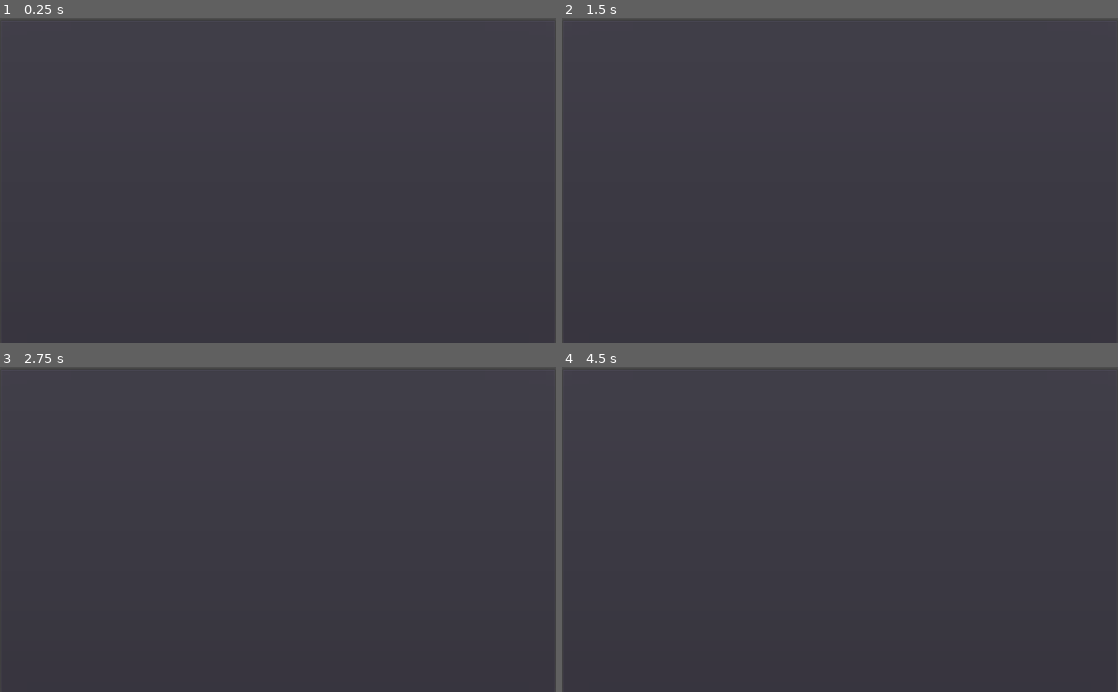
Above: before the commit, frames 1-4 (two rows, left to right).
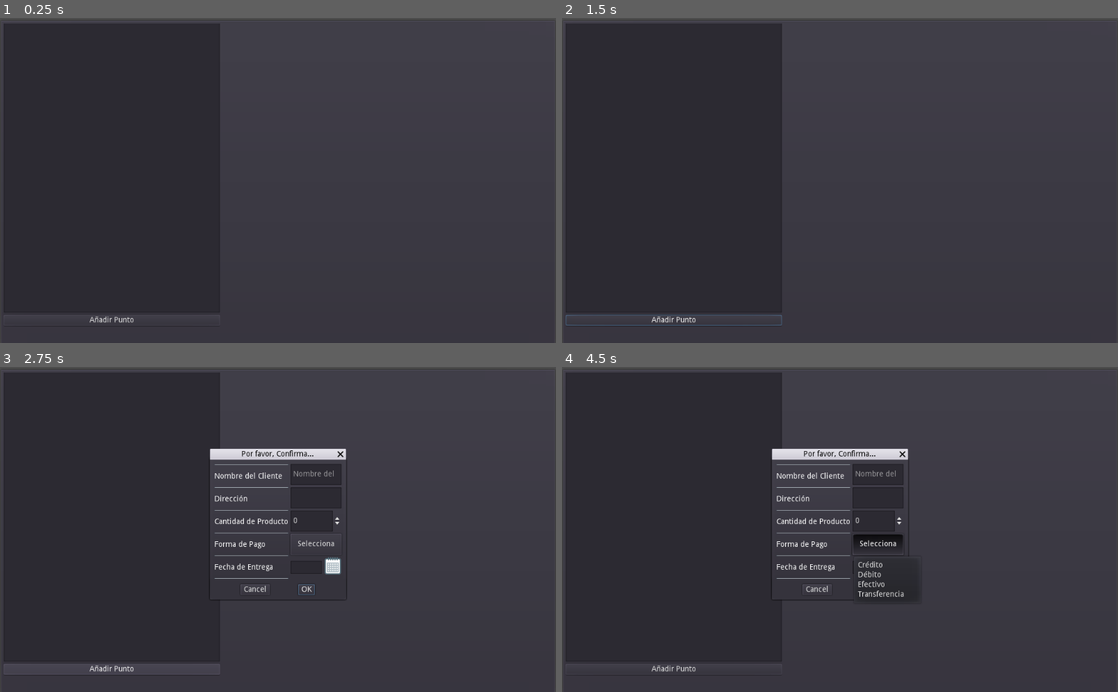
Above: after the commit, the same moments.

Repository: yaelatletl/GoogleAPI-Godot-Access
Game: Godot game, scene res://Main.tscn
Same seed, same stepped clock (60 frames per second), same inputs: the game is played once before the commit and once after it.
Inputs (mouse positions are in pixels of both pictures, inside the frame that each line leads up to):
- Up to frame 1 (0.25 s): no input
- Up to frame 2 (1.5 s): click (673, 320) at 0.5 s, where only the run after the commit has a clickable "Añadir Punto"; click (867, 242) at 1.25 s, where only the run after the commit has a clickable "OK"
- Up to frame 3 (2.75 s): click (111, 669) at 2 s, where only the run after the commit has a clickable "Añadir Punto"
- Up to frame 4 (4.5 s): click (867, 591) at 2.75 s, where only the run after the commit has a clickable "OK"; click (673, 669) at 3.5 s, where only the run after the commit has a clickable "Añadir Punto"; click (878, 545) at 4.25 s, where only the run after the commit has a clickable "Selecciona"

The runs differ from the first frame. In frame 1, 0.2% of the frame differs, in the area x 0-40%, y 1-94%; in frame 2, 0.4%; in frame 3, 2.4%; in frame 4, 2.6%, in the area x 0-63%, y 1-94%.

Commit message:
Añadido Formulario al Main

Diff:
--- /dev/null
+++ b/Main.gd
@@ -0,0 +1,10 @@
+extends PanelContainer
+
+func _ready():
+	pass # Replace with function body.
+
+
+
+func _on_Punto_pressed():
+	$HSplitContainer/ScrollContainer/TabContainer/Tabs/VBoxContainer/Control/ConfirmationDialog.popup_centered()
+	pass # Replace with function body.
--- a/Main.tscn
+++ b/Main.tscn
@@ -1,4 +1,7 @@
-[gd_scene format=2]
+[gd_scene load_steps=3 format=2]
+
+[ext_resource path="res://Main.gd" type="Script" id=1]
+[ext_resource path="res://Formulario.tscn" type="PackedScene" id=2]
 
 [node name="Control" type="PanelContainer"]
 anchor_right = 1.0
@@ -7,6 +10,7 @@
 margin_top = 2.70221
 margin_right = -0.324402
 margin_bottom = 2.70221
+script = ExtResource( 1 )
 __meta__ = {
 "_edit_use_anchors_": false
 }
@@ -26,15 +30,31 @@
 size_flags_horizontal = 3
 size_flags_vertical = 3
 
-[node name="VBoxContainer" type="VBoxContainer" parent="HSplitContainer/ScrollContainer"]
-visible = false
-margin_right = 398.0
-margin_bottom = 586.0
+[node name="TabContainer" type="TabContainer" parent="HSplitContainer/ScrollContainer"]
+margin_right = 8.0
+margin_bottom = 36.0
+tabs_visible = false
+
+[node name="Tabs" type="Tabs" parent="HSplitContainer/ScrollContainer/TabContainer"]
+anchor_right = 1.0
+anchor_bottom = 1.0
+margin_left = 4.0
+margin_right = 36.0
+margin_bottom = 20.0
+
+[node name="VBoxContainer" type="VBoxContainer" parent="HSplitContainer/ScrollContainer/TabContainer/Tabs"]
+margin_left = -4.0
+margin_top = -32.0
+margin_right = 394.0
+margin_bottom = 554.0
 size_flags_horizontal = 3
 size_flags_vertical = 3
+__meta__ = {
+"_edit_use_anchors_": false
+}
 
-[node name="Label" type="Label" parent="HSplitContainer/ScrollContainer/VBoxContainer"]
-margin_right = 506.0
+[node name="Label" type="Label" parent="HSplitContainer/ScrollContainer/TabContainer/Tabs/VBoxContainer"]
+margin_right = 398.0
 margin_bottom = 14.0
 text = "Titulo"
 align = 1
@@ -42,16 +62,44 @@
 "_edit_use_anchors_": false
 }
 
-[node name="ItemList" type="ItemList" parent="HSplitContainer/ScrollContainer/VBoxContainer"]
+[node name="ItemList" type="ItemList" parent="HSplitContainer/ScrollContainer/TabContainer/Tabs/VBoxContainer"]
 margin_top = 18.0
-margin_right = 506.0
-margin_bottom = 600.0
+margin_right = 398.0
+margin_bottom = 558.0
 size_flags_horizontal = 3
 size_flags_vertical = 3
 
-[node name="VBoxContainer2" type="VBoxContainer" parent="HSplitContainer/ScrollContainer"]
+[node name="An_Punto" type="Button" parent="HSplitContainer/ScrollContainer/TabContainer/Tabs/VBoxContainer"]
+margin_top = 562.0
+margin_right = 398.0
+margin_bottom = 582.0
+text = "Añadir Punto"
+
+[node name="Control" type="Control" parent="HSplitContainer/ScrollContainer/TabContainer/Tabs/VBoxContainer"]
+margin_top = 586.0
 margin_right = 398.0
 margin_bottom = 586.0
+
+[node name="ConfirmationDialog" parent="HSplitContainer/ScrollContainer/TabContainer/Tabs/VBoxContainer/Control" instance=ExtResource( 2 )]
+visible = false
+margin_left = 507.9
+margin_top = 197.61
+margin_right = 757.9
+margin_bottom = 455.61
+
+[node name="Tabs2" type="Tabs" parent="HSplitContainer/ScrollContainer/TabContainer"]
+visible = false
+anchor_right = 1.0
+anchor_bottom = 1.0
+margin_left = 4.0
+margin_right = -4.0
+margin_bottom = -4.0
+
+[node name="VBoxContainer2" type="VBoxContainer" parent="HSplitContainer/ScrollContainer/TabContainer/Tabs2"]
+margin_left = -4.0
+margin_top = -32.0
+margin_right = 394.0
+margin_bottom = 554.0
 size_flags_horizontal = 3
 size_flags_vertical = 3
 
@@ -62,3 +110,4 @@
 rect_min_size = Vector2( 600, 0 )
 size_flags_horizontal = 3
 size_flags_vertical = 3
+[connection signal="pressed" from="HSplitContainer/ScrollContainer/TabContainer/Tabs/VBoxContainer/An_Punto" to="." method="_on_Punto_pressed"]
